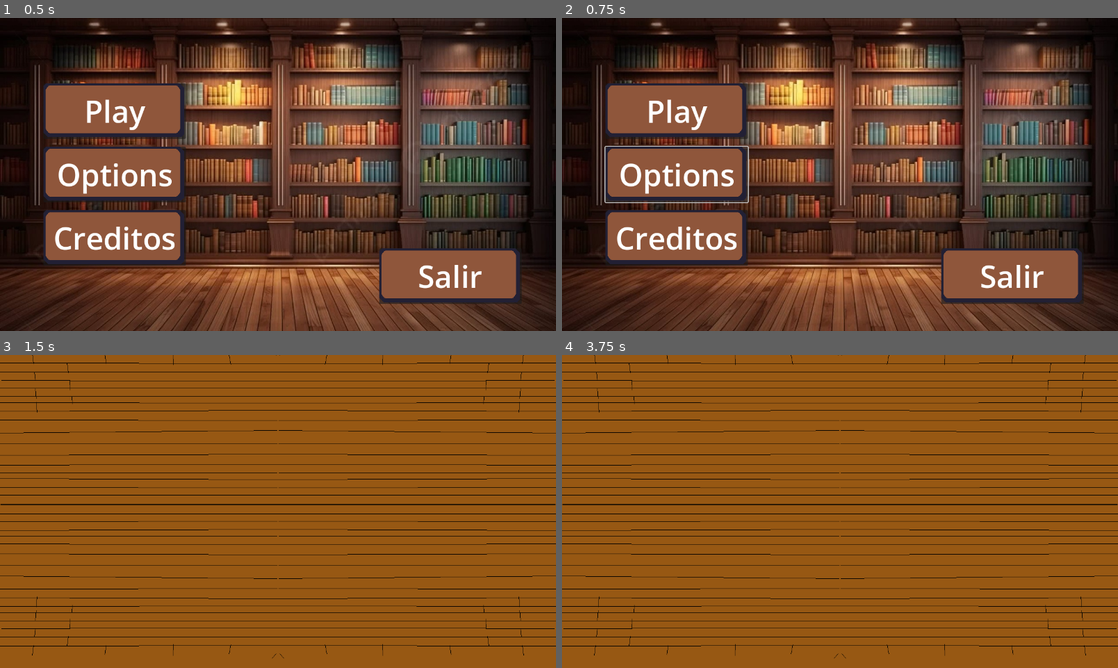
Above: before the commit, frames 1-4 (two rows, left to right).
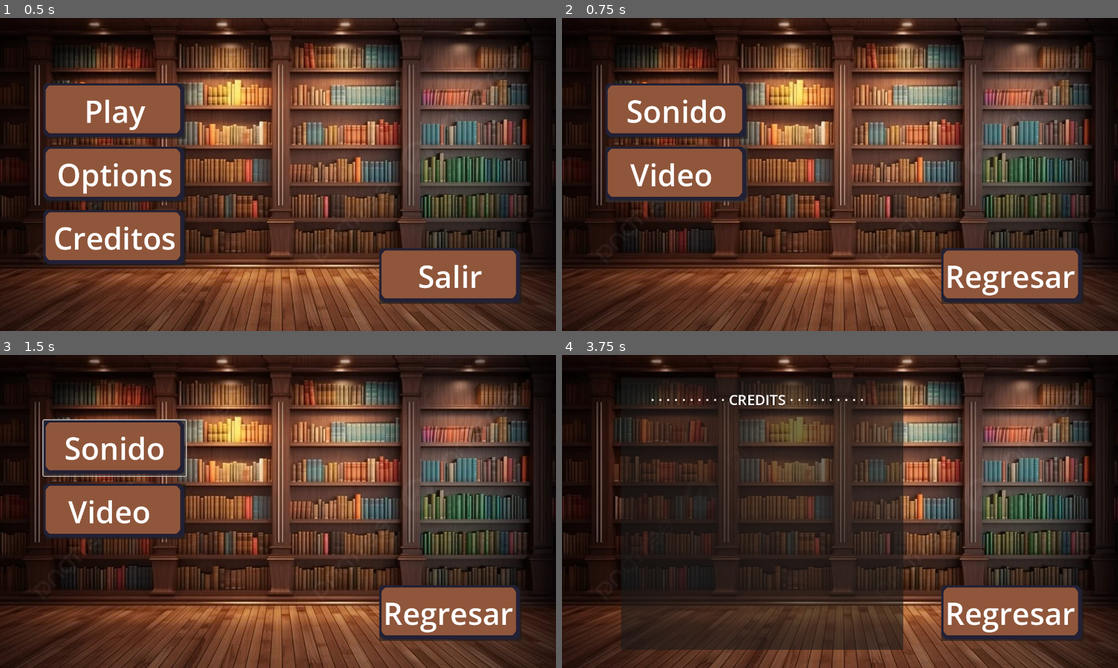
Above: after the commit, the same moments.

Repository: DnilsonAH/VolcanGameJam
Game: Godot game, scene res://Escenas/Menu/Menu.tscn
Same seed, same stepped clock (60 frames per second), same inputs: the game is played once before the commit and once after it.
Inputs (mouse positions are in pixels of both pictures, inside the frame that each line leads up to):
- Up to frame 1 (0.5 s): no input
- Up to frame 2 (0.75 s): click "Options" at 0.5 s
- Up to frame 3 (1.5 s): click "Play" (after the commit: "Sonido") at 1.25 s
- Up to frame 4 (3.75 s): click (678, 511) at 2 s, where only the run after the commit has a clickable "Video"; click (1012, 611) at 2.75 s, where only the run after the commit has a clickable "Regresar"; click (678, 574) at 3.5 s, where only the run after the commit has a clickable "Creditos"

Frame 1 is identical in both runs. In frame 2, 6.9% of the frame differs, in the area x 7-93%, y 26-89%; in frame 3, 98%; in frame 4, 98%, in the area x 0-100%, y 0-100%.

Commit message:
Implementacion de Menu de opciones y creditos

Diff:
--- /dev/null
+++ b/Escenas/Menu/Credits.tscn
@@ -0,0 +1,77 @@
+[gd_scene load_steps=4 format=3 uid="uid://cnxuy0myr6cup"]
+
+[ext_resource type="Script" uid="uid://3xlhuyiidl5j" path="res://Escenas/Scripts/options.gd" id="1_af1di"]
+[ext_resource type="Texture2D" uid="uid://dc0gkjhb6sggt" path="res://Resources/Images/Fondos/Biblioteca-1280x720.jpeg" id="2_r6cjf"]
+[ext_resource type="Texture2D" uid="uid://ca1xvsvwjj2kj" path="res://Resources/Images/Buttons/BotonMenu.png" id="3_lmlaf"]
+
+[node name="Menu_Credits" type="Control"]
+layout_mode = 3
+anchor_right = 1.1110001
+anchor_bottom = 1.1110001
+offset_right = -142.08008
+offset_bottom = -79.920044
+grow_horizontal = 2
+grow_vertical = 2
+script = ExtResource("1_af1di")
+
+[node name="TextureRect" type="TextureRect" parent="."]
+layout_mode = 0
+offset_right = 40.0
+offset_bottom = 40.0
+texture = ExtResource("2_r6cjf")
+stretch_mode = 5
+
+[node name="Panel" type="Panel" parent="."]
+layout_mode = 0
+offset_left = 136.0
+offset_top = 53.0
+offset_right = 786.0
+offset_bottom = 678.0
+
+[node name="Label" type="Label" parent="Panel"]
+layout_mode = 0
+offset_left = 56.0
+offset_top = 26.0
+offset_right = 563.0
+offset_bottom = 75.0
+theme_override_font_sizes/font_size = 33
+text = " · · · · · · · · · · CREDITS · · · · · · · · · ·
+"
+horizontal_alignment = 1
+vertical_alignment = 1
+
+[node name="regresar" type="Button" parent="."]
+layout_mode = 1
+anchors_preset = 4
+anchor_top = 0.5
+anchor_bottom = 0.5
+offset_left = 873.0
+offset_top = 170.0
+offset_right = 1201.0
+offset_bottom = 298.0
+grow_vertical = 2
+icon = ExtResource("3_lmlaf")
+
+[node name="TextureRect" type="TextureRect" parent="regresar"]
+layout_mode = 0
+offset_right = 40.0
+offset_bottom = 40.0
+texture = ExtResource("3_lmlaf")
+
+[node name="Label" type="Label" parent="regresar"]
+layout_mode = 1
+anchors_preset = 8
+anchor_left = 0.5
+anchor_top = 0.5
+anchor_right = 0.5
+anchor_bottom = 0.5
+offset_left = -155.0
+offset_top = -48.0
+offset_right = 144.0
+offset_bottom = 48.0
+grow_horizontal = 2
+grow_vertical = 2
+theme_override_font_sizes/font_size = 70
+text = "Regresar"
+
+[connection signal="pressed" from="regresar" to="." method="_on_regresar_pressed"]
--- /dev/null
+++ b/Escenas/Menu/Options.tscn
@@ -0,0 +1,128 @@
+[gd_scene load_steps=4 format=3 uid="uid://c02lcd8pfc8nh"]
+
+[ext_resource type="Script" uid="uid://3xlhuyiidl5j" path="res://Escenas/Scripts/options.gd" id="1_p0pdk"]
+[ext_resource type="Texture2D" uid="uid://dc0gkjhb6sggt" path="res://Resources/Images/Fondos/Biblioteca-1280x720.jpeg" id="2_7dlfx"]
+[ext_resource type="Texture2D" uid="uid://ca1xvsvwjj2kj" path="res://Resources/Images/Buttons/BotonMenu.png" id="3_rcooc"]
+
+[node name="Menu_Options" type="Control"]
+layout_mode = 3
+anchor_right = 1.1110001
+anchor_bottom = 1.1110001
+offset_right = -142.08008
+offset_bottom = -79.920044
+grow_horizontal = 2
+grow_vertical = 2
+script = ExtResource("1_p0pdk")
+
+[node name="TextureRect" type="TextureRect" parent="."]
+layout_mode = 0
+offset_right = 40.0
+offset_bottom = 40.0
+texture = ExtResource("2_7dlfx")
+stretch_mode = 5
+
+[node name="sonido" type="Button" parent="."]
+layout_mode = 1
+anchors_preset = 4
+anchor_top = 0.5
+anchor_bottom = 0.5
+offset_left = 100.0
+offset_top = -210.0
+offset_right = 428.0
+offset_bottom = -82.0
+grow_vertical = 2
+icon = ExtResource("3_rcooc")
+
+[node name="TextureRect" type="TextureRect" parent="sonido"]
+layout_mode = 0
+offset_right = 40.0
+offset_bottom = 40.0
+texture = ExtResource("3_rcooc")
+
+[node name="Label" type="Label" parent="sonido"]
+layout_mode = 1
+anchors_preset = 8
+anchor_left = 0.5
+anchor_top = 0.5
+anchor_right = 0.5
+anchor_bottom = 0.5
+offset_left = -70.5
+offset_top = -48.0
+offset_right = 70.5
+offset_bottom = 48.0
+grow_horizontal = 2
+grow_vertical = 2
+theme_override_font_sizes/font_size = 70
+text = "Sonido"
+
+[node name="video" type="Button" parent="."]
+layout_mode = 1
+anchors_preset = 4
+anchor_top = 0.5
+anchor_bottom = 0.5
+offset_left = 100.0
+offset_top = -64.0
+offset_right = 428.0
+offset_bottom = 64.0
+grow_vertical = 2
+icon = ExtResource("3_rcooc")
+
+[node name="TextureRect" type="TextureRect" parent="video"]
+layout_mode = 0
+offset_right = 40.0
+offset_bottom = 40.0
+texture = ExtResource("3_rcooc")
+
+[node name="Label" type="Label" parent="video"]
+layout_mode = 1
+anchors_preset = 8
+anchor_left = 0.5
+anchor_top = 0.5
+anchor_right = 0.5
+anchor_bottom = 0.5
+offset_left = -107.5
+offset_top = -48.0
+offset_right = 107.5
+offset_bottom = 48.0
+grow_horizontal = 2
+grow_vertical = 2
+theme_override_font_sizes/font_size = 70
+text = "Video"
+
+[node name="regresar" type="Button" parent="."]
+layout_mode = 1
+anchors_preset = 4
+anchor_top = 0.5
+anchor_bottom = 0.5
+offset_left = 873.0
+offset_top = 170.0
+offset_right = 1201.0
+offset_bottom = 298.0
+grow_vertical = 2
+icon = ExtResource("3_rcooc")
+
+[node name="TextureRect" type="TextureRect" parent="regresar"]
+layout_mode = 0
+offset_right = 40.0
+offset_bottom = 40.0
+texture = ExtResource("3_rcooc")
+
+[node name="Label" type="Label" parent="regresar"]
+layout_mode = 1
+anchors_preset = 8
+anchor_left = 0.5
+anchor_top = 0.5
+anchor_right = 0.5
+anchor_bottom = 0.5
+offset_left = -155.0
+offset_top = -48.0
+offset_right = 144.0
+offset_bottom = 48.0
+grow_horizontal = 2
+grow_vertical = 2
+theme_override_font_sizes/font_size = 70
+text = "Regresar"
+
+[connection signal="pressed" from="sonido" to="." method="_on_play_pressed"]
+[connection signal="pressed" from="video" to="." method="_on_options_pressed"]
+[connection signal="pressed" from="regresar" to="." method="_on_regresar_pressed"]
--- a/Escenas/Scripts/menu.gd
+++ b/Escenas/Scripts/menu.gd
@@ -1,16 +1,14 @@
 extends Control
-
-
 
 func _on_play_pressed() -> void:
 	get_tree().change_scene_to_file("res://Escenas/Game/Level 1.tscn")
 
 func _on_options_pressed() -> void:
-	pass # Replace with function body.
+	get_tree().change_scene_to_file("res://Escenas/Menu/Options.tscn")
 
 
 func _on_credits_pressed() -> void:
-	pass # Replace with function body.
+	get_tree().change_scene_to_file("res://Escenas/Menu/Credits.tscn")
 
 
 func _on_exit_pressed() -> void:
--- /dev/null
+++ b/Escenas/Scripts/options.gd
@@ -0,0 +1,4 @@
+extends Control
+
+func _on_regresar_pressed() -> void:
+	get_tree().change_scene_to_file("res://Escenas/Menu/Menu.tscn")
Not shown, added: Escenas/Scripts/options.gd.uid
